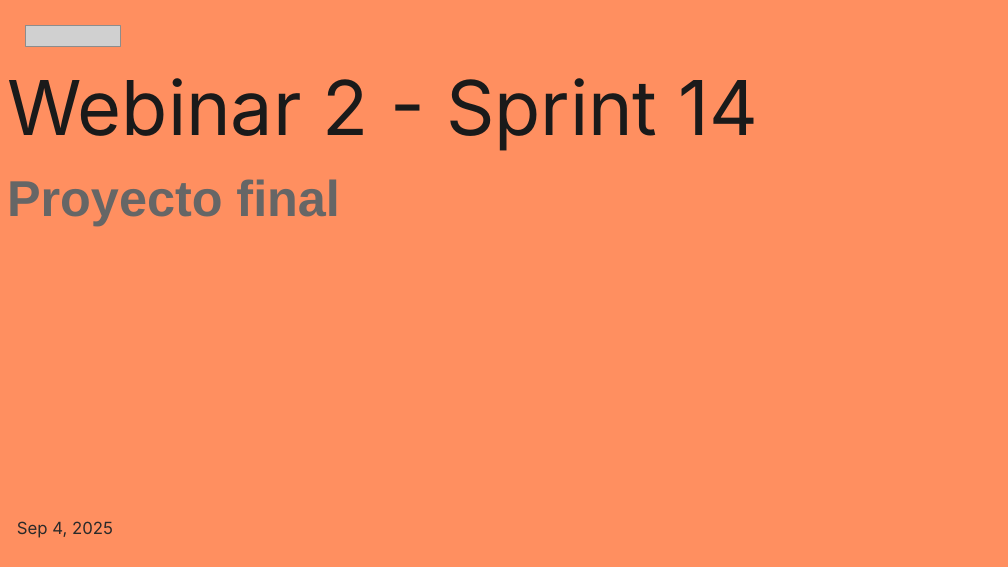
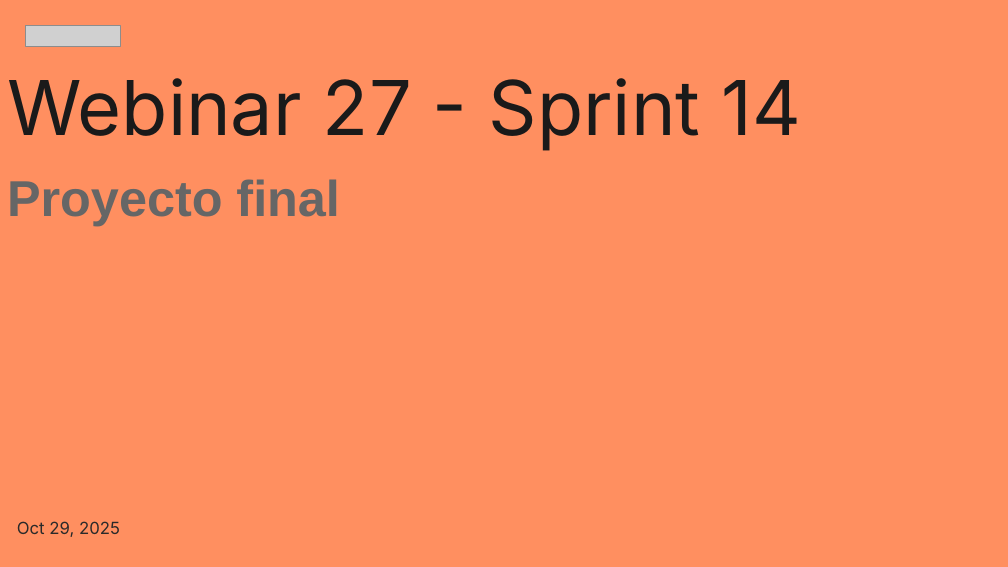
Before and after one commit to zyntonyson/bootcamp_ds_da, a slide deck: slide 1 of 14-da-final/27-Proyecto-final.pptx. Drawn at 1008x567 pixels with LibreOffice and Linux fonts; fonts in the diff are those of the drawing; grey boxes stand for pictures. Boxes give left, top, right and bottom in pixels: in the first picture for what was removed or moved away, otherwise in the second. Text is boxed around its words. In the diff, an @@ line names an element or a change of style, - is before the commit and + after.

```diff
--- a/14-da-final/27-Proyecto-final.pptx
+++ b/14-da-final/27-Proyecto-final.pptx
@@ title at [7,78,801,151]: text changed @@
-Webinar 2 - Sprint 14
+Webinar 27 - Sprint 14
@@ subtitle at [17,521,120,537]: text changed @@
-Sep 4, 2025
+Oct 29, 2025
```
Also in this commit, not shown: 2 other slides changed, 7 other files.
